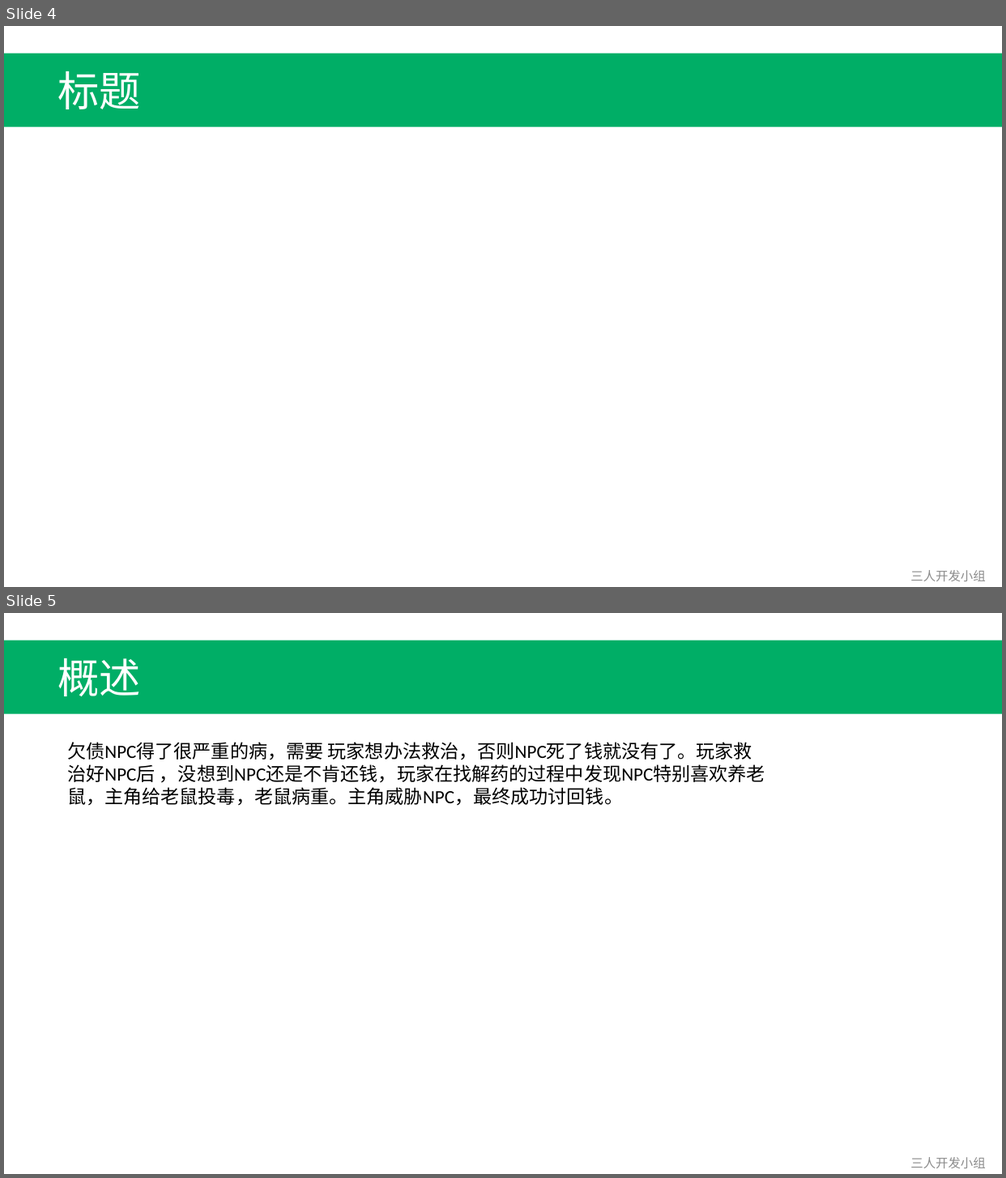
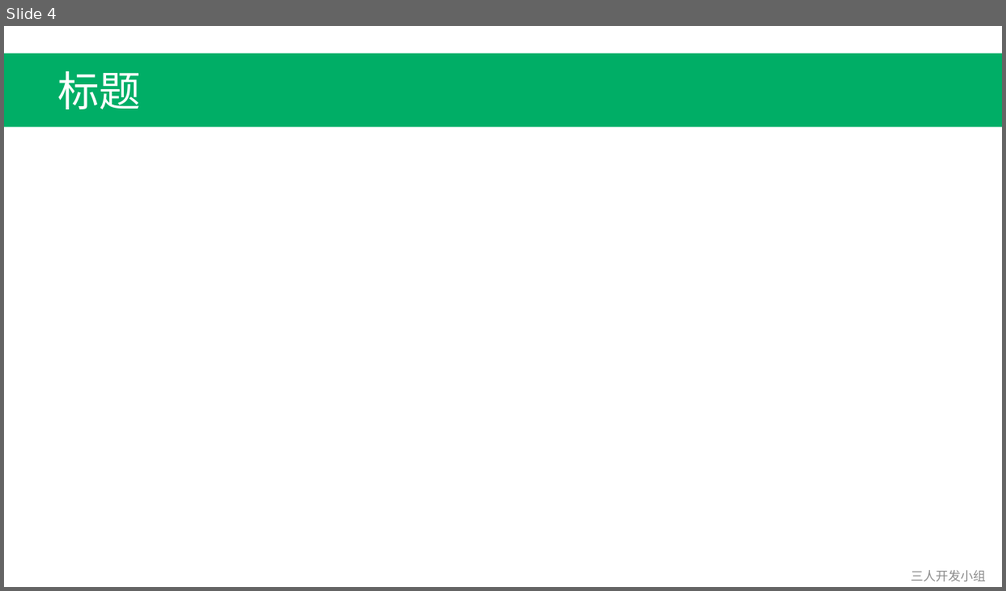
Before and after one commit to Fordebt/Give-me-my-money, a slide deck: 关卡2-沈永良.pptx. Shown one above the other, each under a label of ours: slides 4 and 5 before the commit, slide 4 after it. The pictures are 1006x1178 and 1006x591 pixels, drawn with LibreOffice and Linux fonts; fonts in the diff are those of the drawing. Boxes give left, top, right and bottom in pixels: in the first picture for what was removed or moved away, otherwise in the second. Text is boxed around its words. In the diff, an @@ line names an element or a change of style, - is before the commit and + after.

```diff
--- a/关卡2-沈永良.pptx
+++ b/关卡2-沈永良.pptx
@@ slide 5 removed at [4,613,1002,1174], background #FFFFFF @@
@@ rectangle removed at [4,640,1002,713] @@
@@ text removed at [58,658,142,696] @@
-概述
@@ text removed at [67,742,765,806] @@
-欠债NPC得了很严重的病，需要 玩家想办法救治，否则NPC死了钱就没有了。玩家救治好NPC后 ，没想到NPC还是不肯还钱，玩家在找解药的过程中发现NPC特别喜欢养老鼠，主角给老鼠投毒，老鼠病重。主角威胁NPC，最终成功讨回钱。
@@ text removed at [910,1157,985,1169] @@
-三人开发小组
```
Also in this commit, not shown: 2 slides changed, 3 other files.
